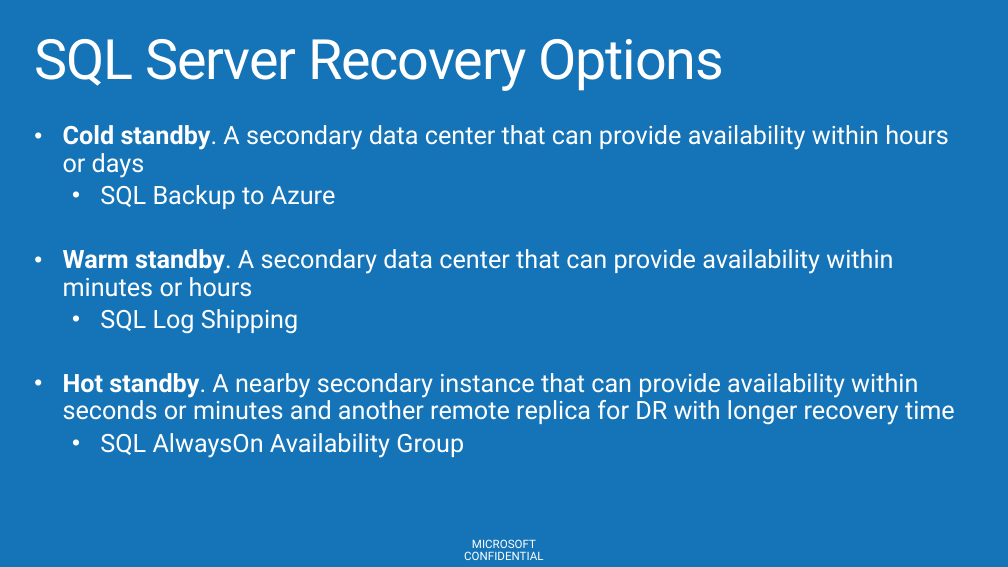
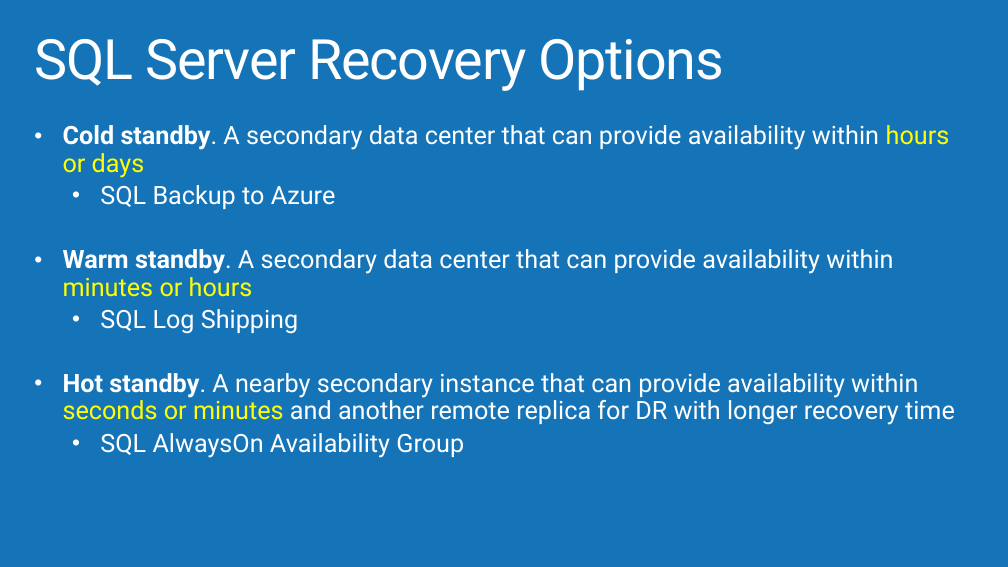
Before and after one commit to AzureCAT-GSI/SAP-on-Azure, a slide deck: slide 25 of SAP-on-Azure-Workshop-multi-day-/Presentations/Architecting VM Hybrid Solutions.pptx (slide 32 before the commit). Drawn at 1008x567 pixels with LibreOffice and Linux fonts; fonts in the diff are those of the drawing; background and template pictures are left out. Boxes give left, top, right and bottom in pixels: in the first picture for what was removed or moved away, otherwise in the second. Text is boxed around its words. In the diff, an @@ line names an element or a change of style, - is before the commit and + after.

```diff
--- a/SAP-on-Azure-Workshop-multi-day-/Presentations/Architecting VM Hybrid Solutions.pptx
+++ b/SAP-on-Azure-Workshop-multi-day-/Presentations/Architecting VM Hybrid Solutions.pptx
@@ text at [63,125,955,425]: text colour #FFFFFF to #FFFF00 in "hours or days", "minutes or hours", "seconds or minutes" @@
@@ text removed at [464,539,543,560] @@
-MICROSOFT CONFIDENTIAL
```
Also in this commit, not shown: 41 other slides changed, 13 slides added, 19 slides removed.
